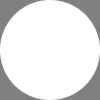
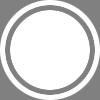
Before/after of a 100px x 100px layered artwork. What changed in the layer stack:
added layer "Außenkreis" above "Innerer Kreis" over [5, 5, 95, 95]
added layer "Innerer Kreis" above "Voller Kreis" over [10, 10, 90, 90]
renamed "Hintergrund" to "Voller Kreis", hid it over [5, 5, 95, 95]
